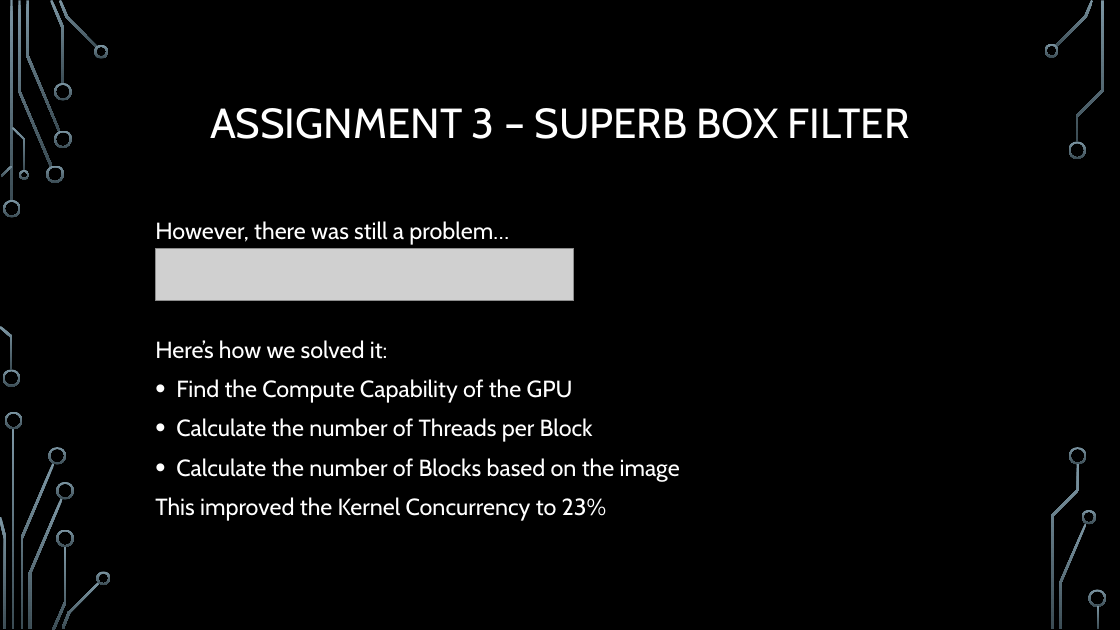
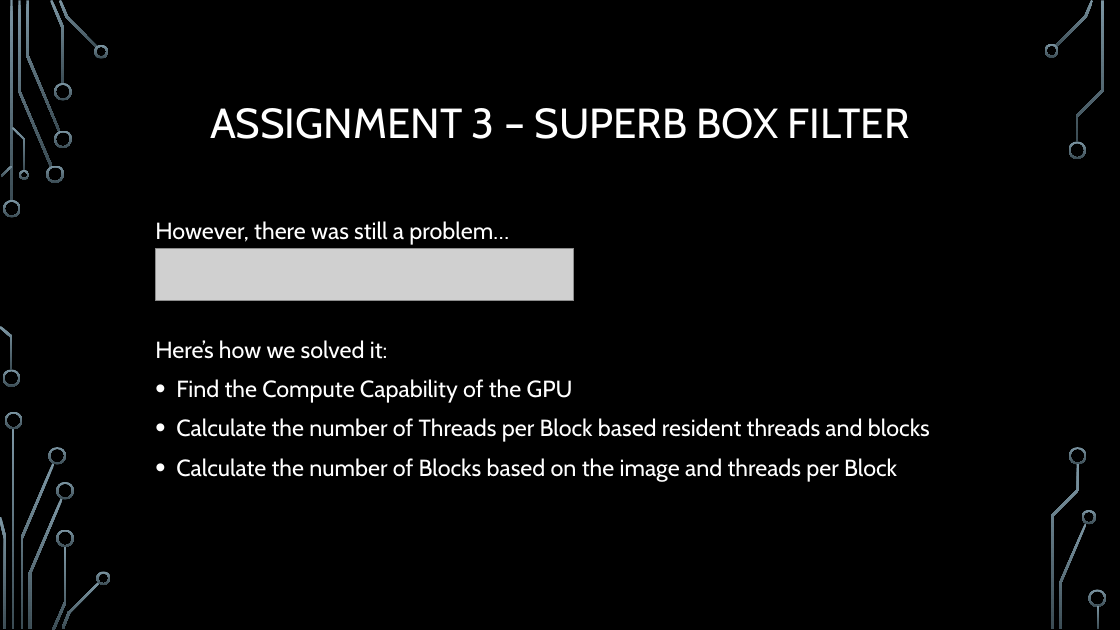
Before and after one commit to RosarioAleCali/DPS915_Final_Project, a slide deck: slide 9 of Project Presentation.pptx. Drawn at 1120x630 pixels with LibreOffice and Linux fonts; fonts in the diff are those of the drawing; grey boxes stand for pictures; background and template pictures are left out. Boxes give left, top, right and bottom in pixels: in the first picture for what was removed or moved away, otherwise in the second. Text is boxed around its words. In the diff, an @@ line names an element or a change of style, - is before the commit and + after.

```diff
--- a/Project Presentation.pptx
+++ b/Project Presentation.pptx
@@ text at (x1=176, y1=418, x2=930, y2=482): text changed @@
-  • Calculate the number of Threads per Block
-  • Calculate the number of Blocks based on the image
-  This improved the Kernel Concurrency to 23%
+  • Calculate the number of Threads per Block based resident threads and blocks
+  • Calculate the number of Blocks based on the image and threads per Block
```
Also in this commit, not shown: 2 other slides changed, 1 other file.
